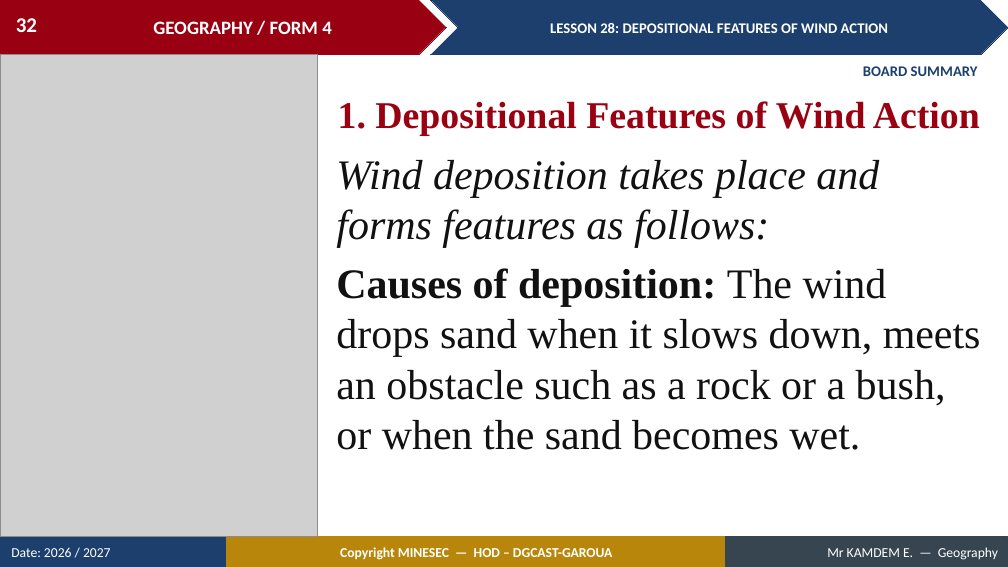
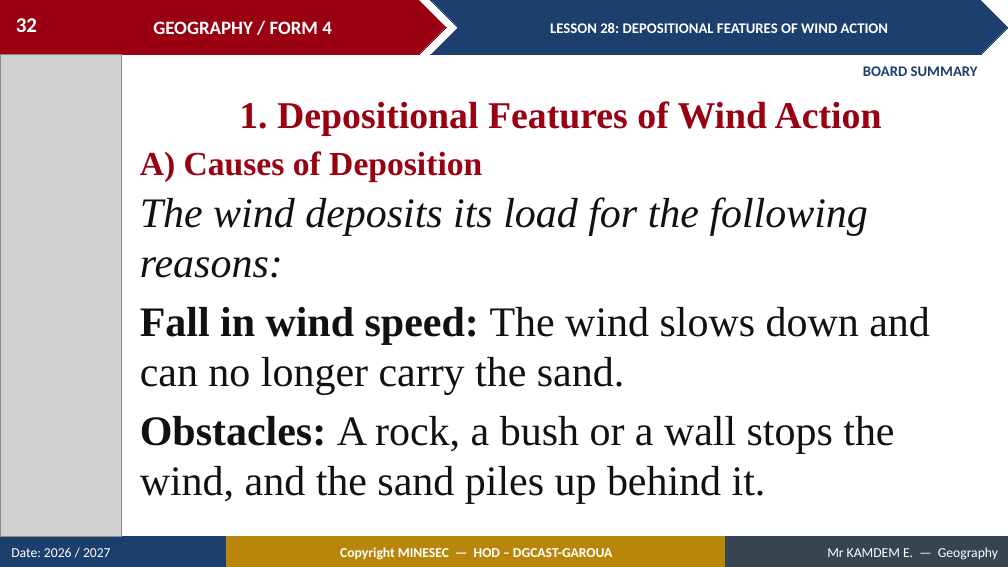
Before and after one commit to Berthautk/linea-github, a slide deck: slide 32 of lecons/F3/32_FORM4_LESSON28_Depositional_Features_Wind.pptx. Drawn at 1008x567 pixels with LibreOffice and Linux fonts; fonts in the diff are those of the drawing; grey boxes stand for pictures. Boxes give left, top, right and bottom in pixels: in the first picture for what was removed or moved away, otherwise in the second. Text is boxed around its words. In the diff, an @@ line names an element or a change of style, - is before the commit and + after.

```diff
--- a/lecons/F3/32_FORM4_LESSON28_Depositional_Features_Wind.pptx
+++ b/lecons/F3/32_FORM4_LESSON28_Depositional_Features_Wind.pptx
@@ picture: place and size @@
-picture at (0,54,318,537)
+picture at (0,54,121,537)
@@ text "1. Depositional Features of Wind ...": place and size @@
-text "1. Depositional Features of Wind ..." at (338,101,980,136)
+text "1. Depositional Features of Wind ..." at (239,101,882,136)
@@ text "A) Causes of Deposition" at (140,151,482,182): vertical alignment top to middle @@
@@ text at (140,151,482,182): text changed; size 40 to 32 pt; text colour #111111 to #990011; bold on @@
-Wind deposition takes place and forms features as follows:
-Causes of deposition: The wind drops sand when it slows down, meets an obstacle such as a rock or a bush, or when the sand becomes wet.
+A) Causes of Deposition
@@ text added at (140,197,930,504), 40 pt, text #111111 @@
+The wind deposits its load for the following reasons:
+Fall in wind speed: The wind slows down and can no longer carry the sand.
+Obstacles: A rock, a bush or a wall stops the wind, and the sand piles up behind it.
```
Also in this commit, not shown: 4 other slides changed, 3 other files.
